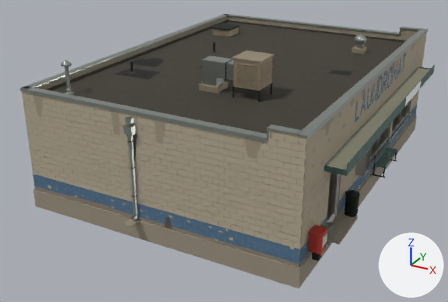
An edit to the FBX model unreal/Signal47/Tools/townbuildings/exports/SM_Town_Laundry_Shell.fbx, drawn before and after from the same camera.
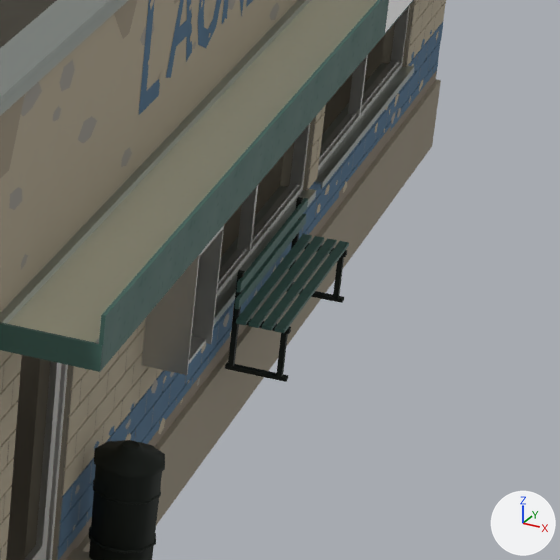
Each version appears first whole from a 50 mm camera at (5.47, -21.33, 10.24) aimed at (-5.53, -1.34, 0.24), and next in a close-up on the part from 73% to 98% of the width and 33% to 71% of the height. Lighting does not change. The marker at lower right points along +X, +Y and +Z. The first two pictures are the older version.

In view in the first close-up: 'SM_Town_Laundry_Shell'.
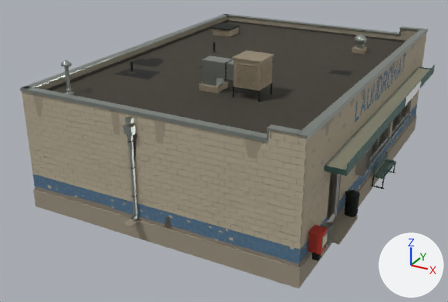
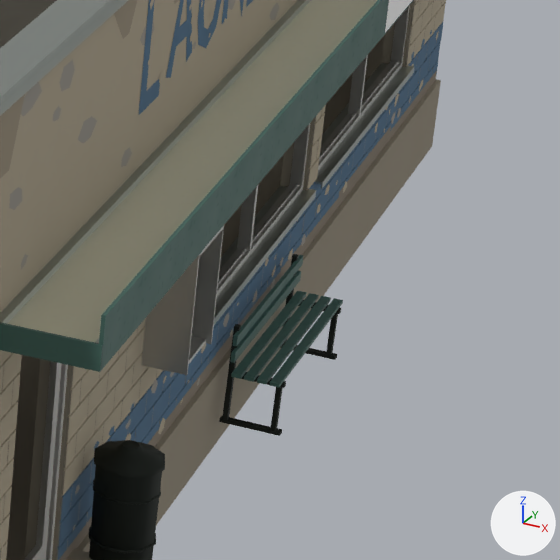
Where the change shows, as pixel boxes [x1, y1, x2, y2] in the close-ups (560 x 560 px; the box of a moved part takes in the faces that stretch with it):
part 1 of me_sm_town_laundry_shell, moved or reshaped: before [276, 330, 288, 377]; after [270, 387, 283, 431]
part 2 of me_sm_town_laundry_shell, moved or reshaped: before [228, 270, 245, 367]; after [222, 324, 241, 420]
part 3 of me_sm_town_laundry_shell, moved or reshaped: before [233, 318, 291, 334]; after [228, 372, 286, 388]
part 4 of me_sm_town_laundry_shell, moved or reshaped: before [225, 362, 288, 382]; after [219, 416, 282, 436]
part 5 of me_sm_town_laundry_shell, moved or reshaped: before [333, 254, 344, 298]; after [326, 312, 338, 355]
part 6 of me_sm_town_laundry_shell, moved or reshaped: before [289, 197, 303, 289]; after [282, 254, 299, 345]
part 7 of me_sm_town_laundry_shell, moved or reshaped: before [291, 242, 347, 257]; after [286, 299, 341, 314]
part 8 of me_sm_town_laundry_shell, moved or reshaped: before [286, 288, 344, 303]; after [280, 345, 337, 360]
part 9 of me_sm_town_laundry_shell, moved or reshaped: before [236, 234, 312, 325]; after [231, 291, 307, 379]
part 10 of me_sm_town_laundry_shell, moved or reshaped: before [249, 236, 324, 328]; after [244, 293, 319, 382]
part 11 of me_sm_town_laundry_shell, moved or reshaped: before [261, 238, 337, 331]; after [257, 296, 331, 385]
part 12 of me_sm_town_laundry_shell, moved or reshaped: before [275, 241, 349, 333]; after [270, 298, 343, 387]
part 13 of me_sm_town_laundry_shell, moved or reshaped: before [235, 214, 307, 309]; after [230, 271, 301, 363]
part 14 of me_sm_town_laundry_shell, moved or reshaped: before [236, 198, 308, 293]; after [233, 255, 304, 346]

Patch to the scene script:
```diff
--- a/unreal/Signal47/Tools/townbuildings/exports/SM_Town_Laundry_Shell.fbx.py
+++ b/unreal/Signal47/Tools/townbuildings/exports/SM_Town_Laundry_Shell.fbx.py
@@ me_sm_town_laundry_shell @@
 me_sm_town_laundry_shell.from_pydata(...)  # 12806 vertices, 9935 faces; spans x -10.3..0.8, y -7.6..7.6, z -0.7..4.8
 # used by ob_sm_town_laundry_shell; location = (0.0, 0.0, 0.0)
+# me_sm_town_laundry_shell part 1: the loose piece of 8 vertices spanning x 0.6, y -0.2..-0.1, z 0.0..0.4 is moved by (0.0, 0.0, -0.5)
+# me_sm_town_laundry_shell part 2: the loose piece of 8 vertices spanning x 0.2, y -0.2..-0.1, z 0.0..0.8 is moved by (0.0, 0.0, -0.5)
+# me_sm_town_laundry_shell part 3: the loose piece of 8 vertices spanning x 0.2..0.6, y -0.2..-0.1, z 0.4 is moved by (0.0, 0.0, -0.5)
+# me_sm_town_laundry_shell part 4: the loose piece of 8 vertices spanning x 0.2..0.7, y -0.2..-0.1, z 0.0 is moved by (0.0, 0.0, -0.5)
+# me_sm_town_laundry_shell part 5: the loose piece of 8 vertices spanning x 0.6, y 1.5..1.6, z 0.0..0.4 is moved by (0.0, 0.0, -0.5)
+# me_sm_town_laundry_shell part 6: the loose piece of 8 vertices spanning x 0.2, y 1.5..1.6, z 0.0..0.8 is moved by (0.0, 0.0, -0.5)
+# me_sm_town_laundry_shell part 7: the loose piece of 8 vertices spanning x 0.2..0.6, y 1.5..1.6, z 0.4 is moved by (0.0, 0.0, -0.5)
+# me_sm_town_laundry_shell part 8: the loose piece of 8 vertices spanning x 0.2..0.7, y 1.5..1.6, z 0.0 is moved by (0.0, 0.0, -0.5)
+# me_sm_town_laundry_shell part 9: the loose piece of 8 vertices spanning x 0.3, y -0.2..1.6, z 0.4..0.5 is moved by (0.0, 0.0, -0.5)
+# me_sm_town_laundry_shell part 10: the loose piece of 8 vertices spanning x 0.4, y -0.2..1.6, z 0.4..0.5 is moved by (0.0, 0.0, -0.5)
+# me_sm_town_laundry_shell part 11: the loose piece of 8 vertices spanning x 0.5, y -0.2..1.6, z 0.4..0.5 is moved by (0.0, 0.0, -0.5)
+# me_sm_town_laundry_shell part 12: the loose piece of 8 vertices spanning x 0.6, y -0.2..1.6, z 0.4..0.5 is moved by (0.0, 0.0, -0.5)
+# me_sm_town_laundry_shell part 13: the loose piece of 8 vertices spanning x 0.2..0.3, y -0.2..1.6, z 0.6 is moved by (0.0, 0.0, -0.5)
+# me_sm_town_laundry_shell part 14: the loose piece of 8 vertices spanning x 0.2..0.3, y -0.2..1.6, z 0.7..0.8 is moved by (0.0, 0.0, -0.5)
 me_sm_town_laundry_shell.materials.append(mat_m_town_tealpaint)
```
